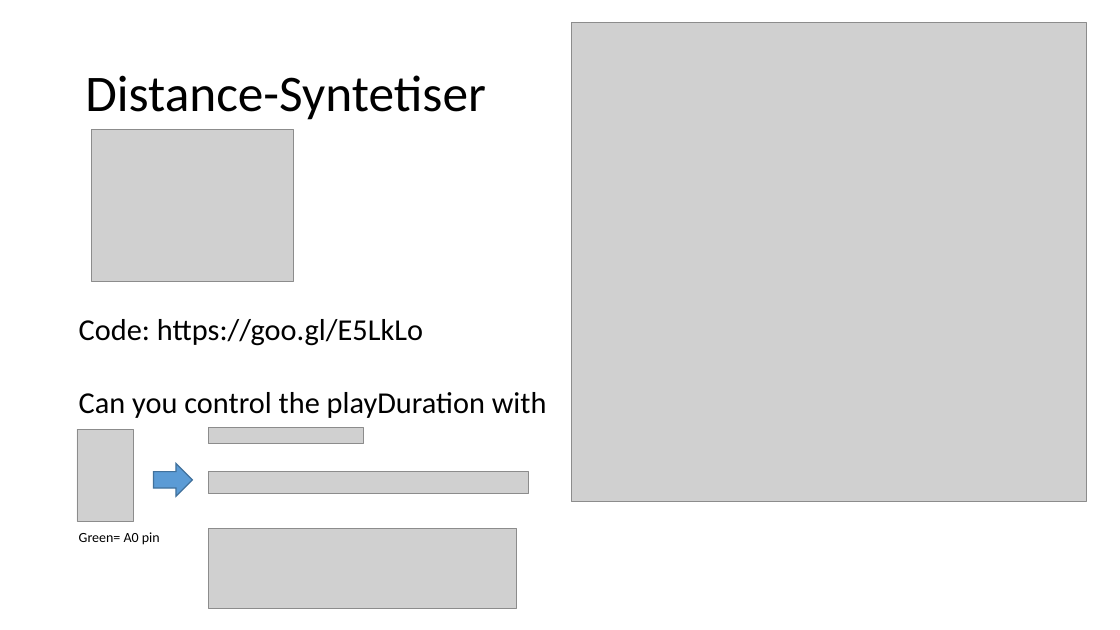
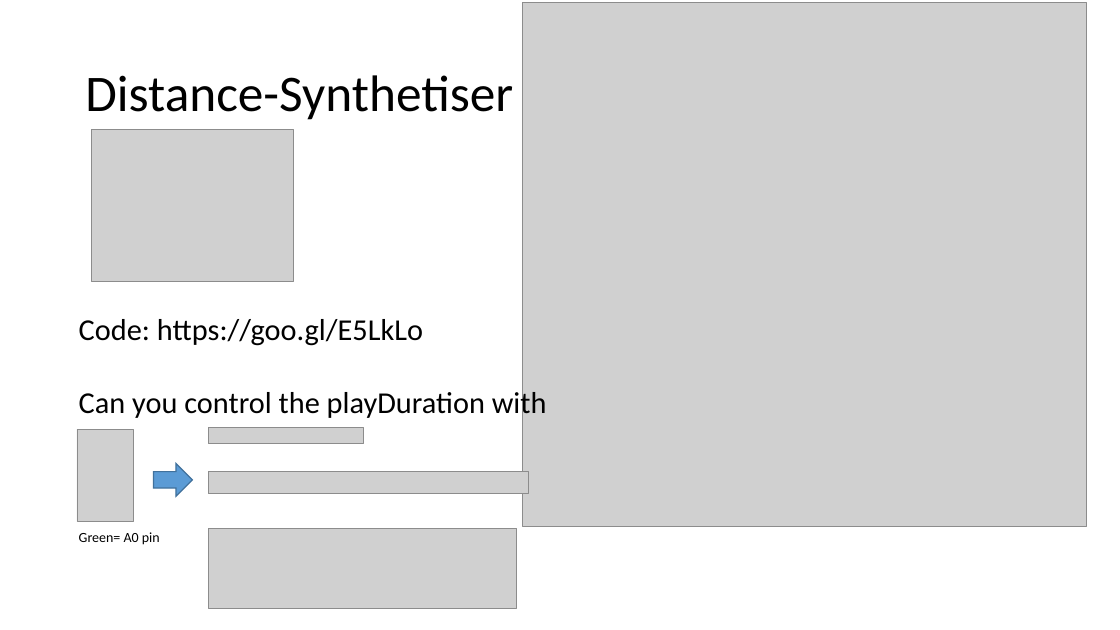
Before and after one commit to geobarteam/codingdojo, a slide deck: slide 6 of Arduino/CodingDojo.odp. Drawn at 1120x630 pixels with LibreOffice and Linux fonts; fonts in the diff are those of the drawing; grey boxes stand for pictures. Boxes give left, top, right and bottom in pixels: in the first picture for what was removed or moved away, otherwise in the second. Text is boxed around its words. In the diff, an @@ line names an element or a change of style, - is before the commit and + after.

```diff
--- a/Arduino/CodingDojo.odp
+++ b/Arduino/CodingDojo.odp
@@ picture: place and size @@
-picture at [571,23,1086,502]
+picture at [523,3,1086,527]
@@ title at [85,75,513,120]: text changed @@
-Distance-Syntetiser
+Distance-Synthetiser
```
Also in this commit, not shown: 4 other slides changed.
